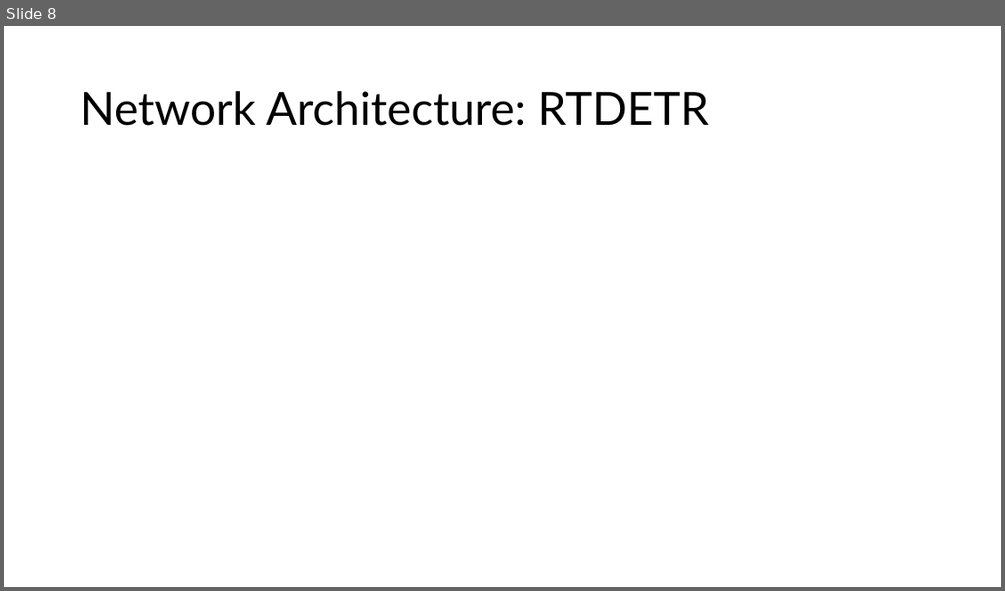
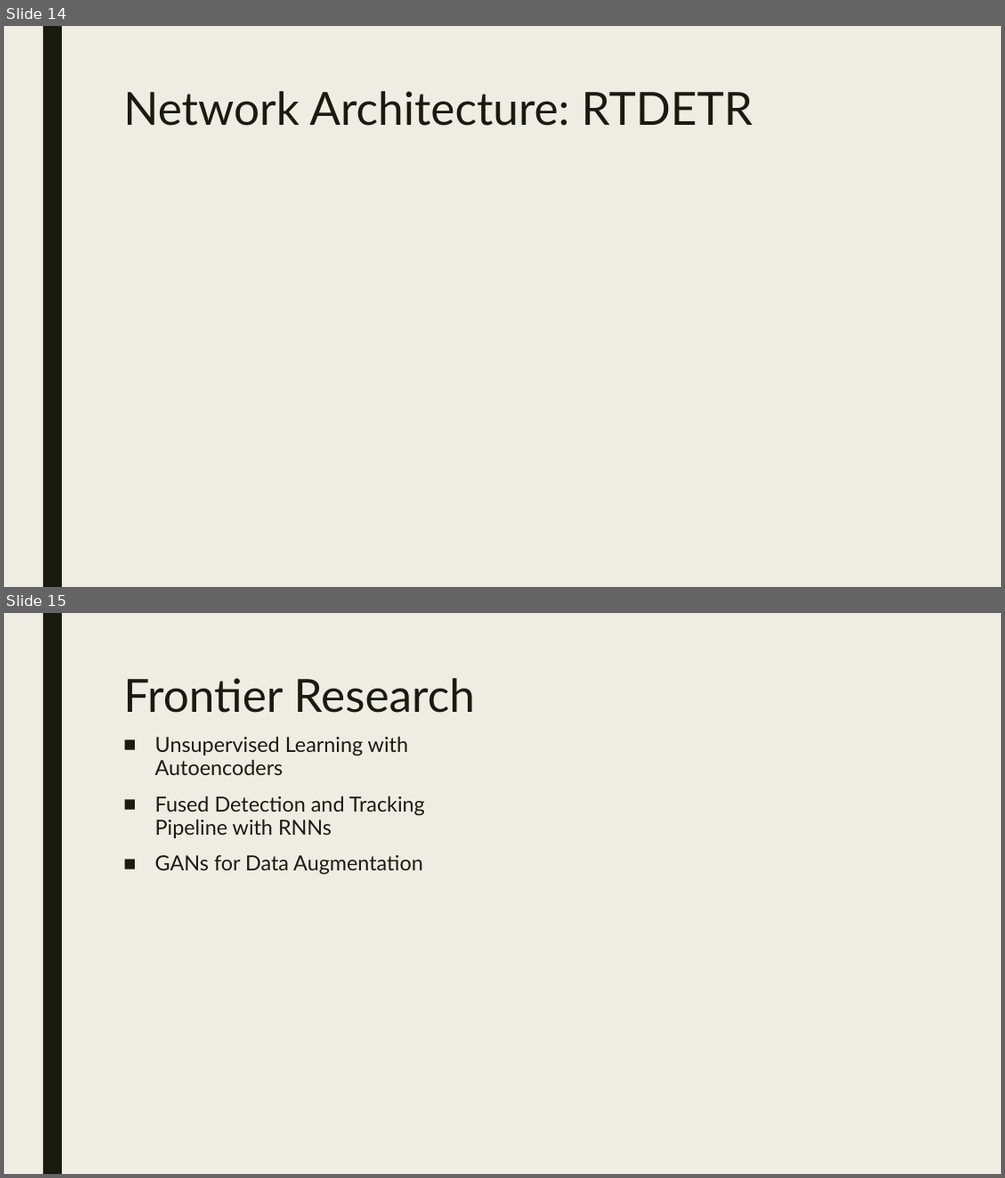
Before and after one commit to akshaygulabrao/research, a slide deck: Arete.pptx. Shown one above the other, each under a label of ours: slide 8 before the commit, slides 14 and 15 after it. The pictures are 1005x591 and 1005x1178 pixels, drawn with LibreOffice and Linux fonts; fonts in the diff are those of the drawing. Boxes give left, top, right and bottom in pixels: in the first picture for what was removed or moved away, otherwise in the second. Text is boxed around its words. In the diff, an @@ line names an element or a change of style, - is before the commit and + after.

```diff
--- a/Arete.pptx
+++ b/Arete.pptx
@@ slide 15 added at box(4, 613, 1001, 1174), background #EFEDE3; not listed: 1 template element that a slide beside it also shows @@
@@ title added at box(123, 678, 475, 713), 44 pt, text #191B0E @@
+Frontier Research
@@ text added at box(155, 736, 425, 875), 20 pt, text #191B0E @@
+■ Unsupervised Learning with Autoencoders
+■ Fused Detection and Tracking Pipeline with RNNs
+■ GANs for Data Augmentation
@@ what was slide 8 is now slide 14 @@
@@ slide 14 changed as well @@
@@ background #FFFFFF to #EFEDE3 @@
@@ rectangle added at box(43, 26, 62, 587), fill #191B0E @@
@@ title "Network Architecture: RTDETR": place and size @@
-title "Network Architecture: RTDETR" at box(80, 91, 709, 126)
+title "Network Architecture: RTDETR" at box(123, 91, 752, 126)
@@ title "Network Architecture: RTDETR" at box(123, 91, 752, 126): text colour #000000 to #191B0E; line spacing 0.9 to 0.89; vertical alignment middle to top @@
```
Also in this commit, not shown: 5 other slides changed, 11 other slides added, 4 slides removed, 2 other files.
